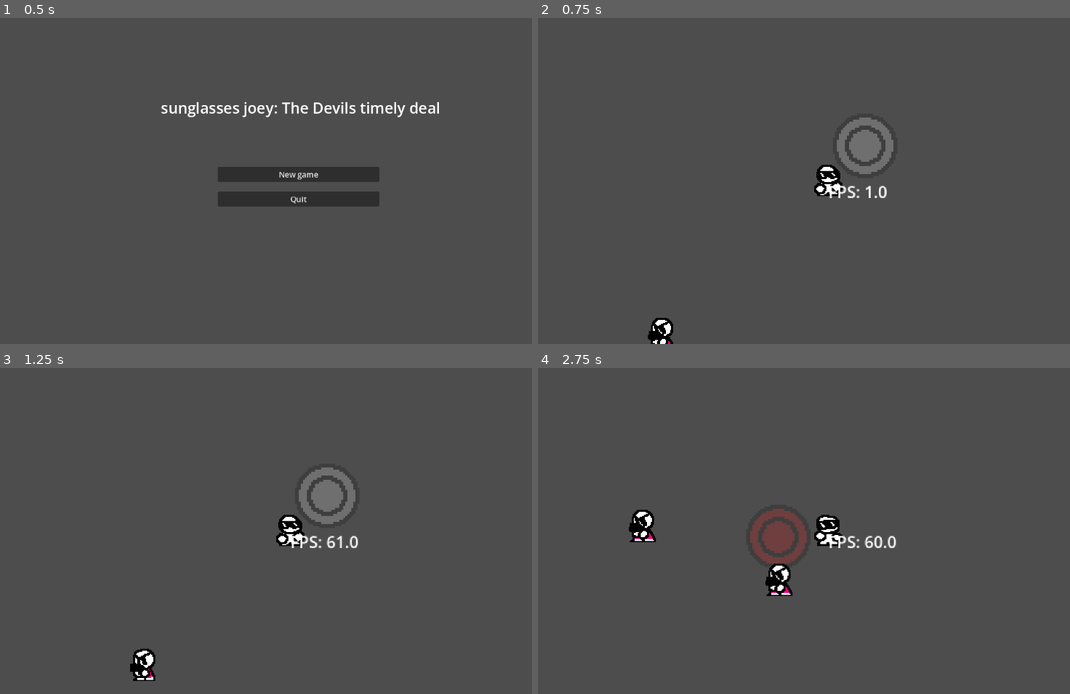
Above: before the commit, frames 1-4 (two rows, left to right).
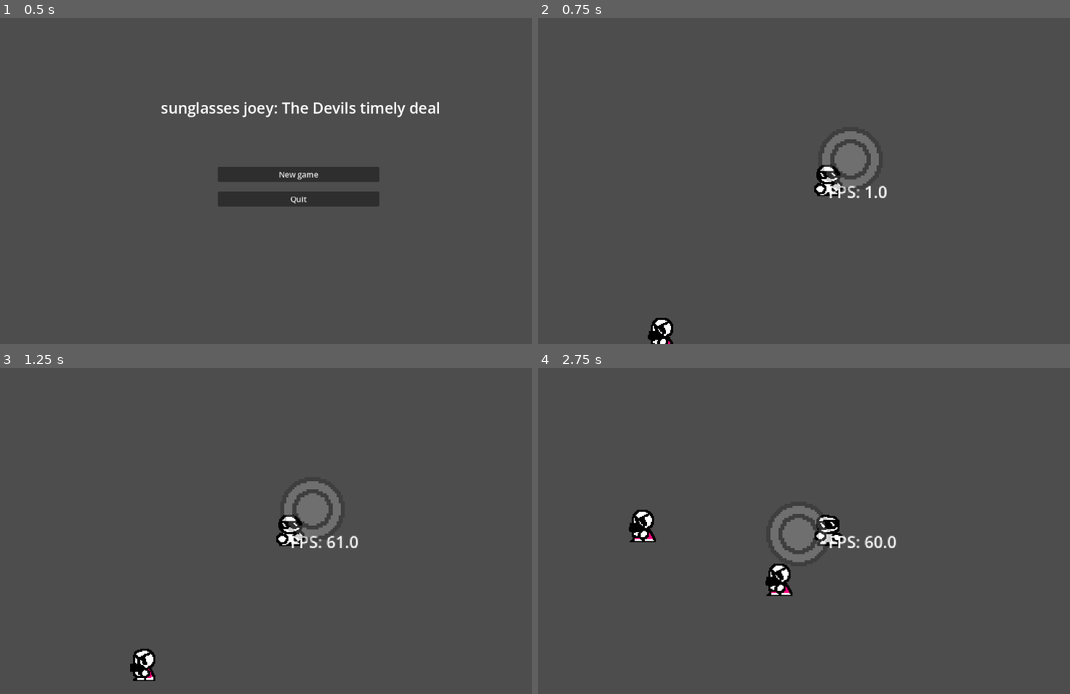
Above: after the commit, the same moments.

Repository: Daxlate/SunglassesJoey
Game: Godot game, scene res://scenes/Main menu/main_menu.tscn
The game is run twice, just before and just after one commit, with the same random seed, the same clock (stepped at 60 frames per second) and the same inputs.
Inputs (mouse positions are in pixels of both pictures, inside the frame that each line leads up to):
- Up to frame 1 (0.5 s): no input
- Up to frame 2 (0.75 s): click "New game" at 0.5 s
- Up to frame 3 (1.25 s): no input
- Up to frame 4 (2.75 s): move the mouse to (958, 514) at 1.27 s; hold D (MoveRight) 1.28-2.03 s; hold Right mouse button (punch) 1.28-2.03 s; tap T (change_weapon, bound only after the commit) at 1.55, 2.1 s; move the mouse to (713, 547) at 2.02 s; hold S (MoveDown) from 2.03 s (still down); right-click (713, 547) at 2.3 s

Frame 1 is identical in both runs. In frame 2, 1.2% of the frame differs, in the area x 53-67%, y 30-54%; in frame 3, 1.2%; in frame 4, 1.7%, in the area x 39-56%, y 42-61%.

Commit message:
Basic Changing Weapon

Diff:
--- /dev/null
+++ b/JoeyMovement.gd
@@ -0,0 +1,41 @@
+extends CharacterBody2D
+var is_punch = false
+var is_gun = false
+func _process(delta):
+	if Input.is_action_pressed("change_weapon"):
+		is_gun = !is_gun
+
+	if (is_gun):
+		var gun_position = Vector2(1, 1)
+		var angle_to_mouse = gun_position.angle_to_point(get_local_mouse_position())
+		var usable_angle = rad_to_deg(angle_to_mouse)
+		var final_vector = Vector2.from_angle(angle_to_mouse) * 100
+		$Crosshair.scale = Vector2(0.3,0.3)
+		$Crosshair.position = final_vector
+	else:
+		var gun_position = Vector2(1, 1)
+		var angle_to_mouse = gun_position.angle_to_point(get_local_mouse_position())
+		var usable_angle = rad_to_deg(angle_to_mouse)
+		var final_vector = Vector2.from_angle(angle_to_mouse) * 30
+		$Crosshair.scale = Vector2(1,1)
+		$Crosshair.position = final_vector
+
+
+func _physics_process(delta):
+	var direction = Input.get_vector("MoveLeft","MoveRight","MoveUp","MoveDown")
+	velocity = direction * 150
+	move_and_slide()
+	if is_punch:
+		Punchanim()
+	else:
+		if velocity.length() > 0.0:
+			Walkanim()
+		else:
+			Idleanim()
+
+func Idleanim():
+	$AnimatedSprite2D.play("default")
+func Walkanim():
+	$AnimatedSprite2D.play("walk")
+func Punchanim():
+	$AnimatedSprite2D.play("punch")
--- a/project.godot
+++ b/project.godot
@@ -59,6 +59,11 @@
 "events": [Object(InputEventMouseButton,"resource_local_to_scene":false,"resource_name":"","device":-1,"window_id":0,"a …(253 unchanged characters)…
 ]
 }
+change_weapon={
+"deadzone": 0.2,
+"events": [Object(InputEventKey,"resource_local_to_scene":false,"resource_name":"","device":16,"window_id":0,"alt_pressed":false,"shift_pressed":false,"ctrl_pressed":false,"meta_pressed":false,"pressed":false,"keycode":0,"physical_keycode":84,"key_label":0,"unicode":0,"location":0,"echo":false,"script":null)
+]
+}
 
 [rendering]
 
--- a/scenes/Sunglassesjoey.tscn
+++ b/scenes/Sunglassesjoey.tscn
@@ -1,12 +1,13 @@
 [gd_scene format=3 uid="uid://cabmdlahw5det"]
 
-[ext_resource type="Script" uid="uid://befu45eqrn6rr" path="res://scripts/JoeyMovement.gd" id="1_lc3ti"]
+[ext_resource type="Script" uid="uid://cawhwtmnvutyo" path="res://JoeyMovement.gd" id="1_lc3ti"]
 [ext_resource type="Texture2D" uid="uid://dlqna42146gfm" path="res://Sprites/SJplaceholder.png" id="2_lc3ti"]
 [ext_resource type="Texture2D" uid="uid://mpwc4ad4qgys" path="res://Sprites/SJplaceholderpunch1.png" id="3_7aqps"]
 [ext_resource type="Texture2D" uid="uid://cmcgv2n3aafml" path="res://Sprites/SJplaceholder2.png" id="3_g85nd"]
 [ext_resource type="PackedScene" uid="uid://b2opxkkf3uli" path="res://scenes/crosshair.tscn" id="4_g85nd"]
 [ext_resource type="Texture2D" uid="uid://cbycfjthsdjys" path="res://Sprites/SJplaceholderpunch2.png" id="4_hyixy"]
 [ext_resource type="Script" uid="uid://bu83am4sqx32w" path="res://scripts/label.gd" id="6_hyixy"]
+[ext_resource type="Script" path="res://area_2d.gd" id="8_v6x7x"]
 
 [sub_resource type="AtlasTexture" id="AtlasTexture_5vvpy"]
 atlas = ExtResource("2_lc3ti")
@@ -96,6 +97,7 @@
 
 [node name="Crosshair" parent="." unique_id=409720773 instance=ExtResource("4_g85nd")]
 collision_mask = 66
+script = ExtResource("8_v6x7x")
 
 [node name="Marker2D" type="Marker2D" parent="Crosshair" unique_id=777269550]
 
Not shown, added: JoeyMovement.gd.uid
